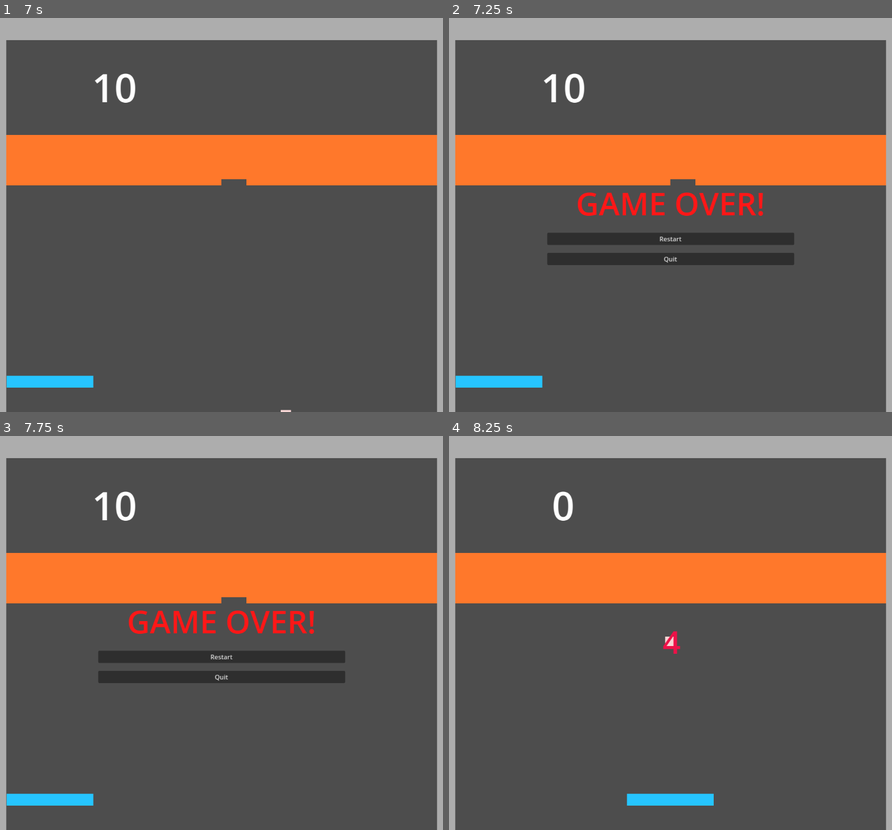
Above: before the commit, frames 1-4 (two rows, left to right).
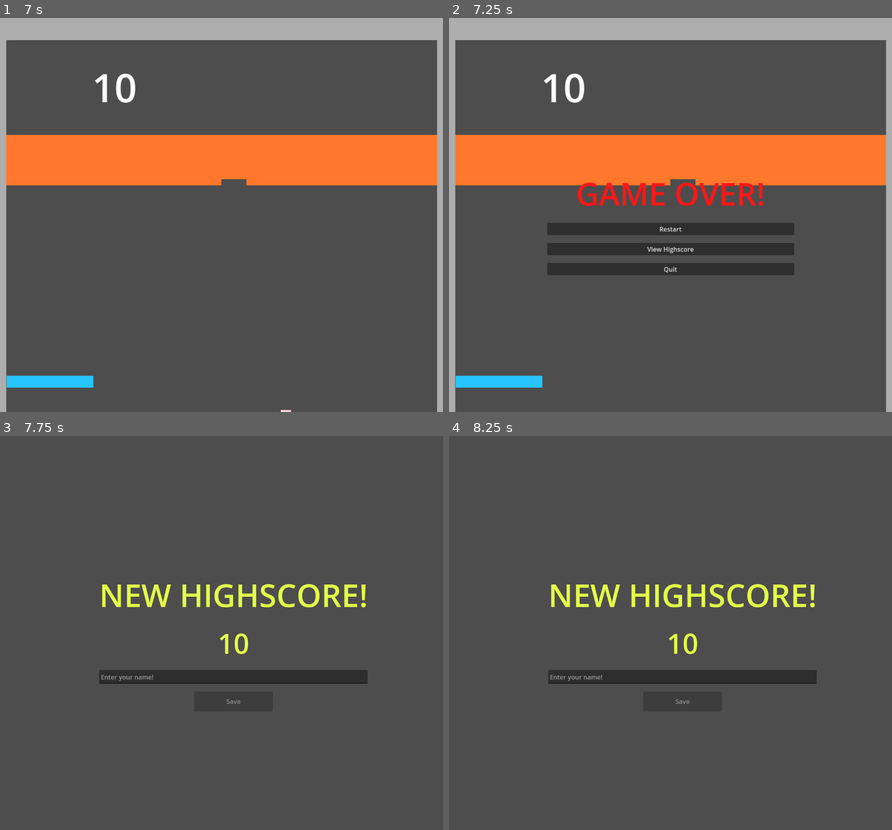
Above: after the commit, the same moments.

Repository: KeiGar/OrbFall
Game: Godot game, scene res://scenes/menus/highscore_menu.tscn
Same seed, same stepped clock (60 frames per second), same inputs: the game is played once before the commit and once after it. This scene is started directly instead of the project's main scene.
Inputs (mouse positions are in pixels of both pictures, inside the frame that each line leads up to):
- Up to frame 1 (7 s): tap Enter at 0.5, 4.25, 5.75 s; hold D (player_moveRight) 0.53-1.25 s; click "Return" at 1.25 s; click "Game Start" at 2 s; hold A (player_moveLeft) 2.78-3.53 s; tap Space at 3.5, 5 s; hold D (player_moveRight) 3.53-5.03 s; hold A (player_moveLeft) from 5.03 s (still down)
- Up to frame 2 (7.25 s): keep holding A (player_moveLeft)
- Up to frame 3 (7.75 s): release A (player_moveLeft) at 7.25 s; click (221, 668) at 7.25 s, where only the run after the commit has a clickable "View Highscore"
- Up to frame 4 (8.25 s): click (670, 656) at 8 s, where only the run before the commit has a clickable "Restart"

Frame 1 is identical in both runs. In frame 2, 7.5% of the frame differs, in the area x 22-78%, y 41-66%; in frame 3, 25%, in the area x 0-100%, y 0-100%; in frame 4, 24%.
Error before the commit: Trying to assign an array of type "Array" to a variable of type "Array[HighscoreData]". (res://scripts/menus/highscore_menu.gd:8)
Error after the commit: Trying to assign an array of type "Array" to a variable of type "Array[HighscoreData]". (res://scripts/utils/highscore_manager.gd:18)

Commit message:
added highscore saving feature

Diff:
--- a/project.godot
+++ b/project.godot
@@ -13,6 +13,10 @@
 config/name="BreakoutClone"
 run/main_scene="uid://b3ceglkuwrcgy"
 config/features=PackedStringArray("4.5", "Forward Plus")
+
+[autoload]
+
+PlayerVariables="*res://scripts/globals/player_variables.gd"
 
 [display]
 
--- a/scenes/game_assets/game.tscn
+++ b/scenes/game_assets/game.tscn
@@ -80,5 +80,6 @@
 [connection signal="increment_points" from="LevelScenes" to="." method="_on_level_scenes_increment_points"]
 [connection signal="btn_quit_pressed" from="Menus/GameOverScreen" to="." method="_on_game_over_screen_btn_quit_pressed"]
 [connection signal="btn_restart_pressed" from="Menus/GameOverScreen" to="." method="_on_game_over_screen_btn_restart_pressed"]
+[connection signal="btn_viewHighscore_pressed" from="Menus/GameOverScreen" to="." method="_on_game_over_screen_btn_view_highscore_pressed"]
 [connection signal="btn_continue_pressed" from="Menus/PauseMenu" to="." method="_on_pause_menu_btn_continue_pressed"]
 [connection signal="btn_quit_pressed" from="Menus/PauseMenu" to="." method="_on_pause_menu_btn_quit_pressed"]
--- a/scenes/menus/game_over_screen.tscn
+++ b/scenes/menus/game_over_screen.tscn
@@ -35,9 +35,14 @@
 layout_mode = 2
 text = "Restart"
 
+[node name="Btn_ViewHighscore" type="Button" parent="."]
+layout_mode = 2
+text = "View Highscore"
+
 [node name="Btn_Quit" type="Button" parent="."]
 layout_mode = 2
 text = "Quit"
 
 [connection signal="pressed" from="Btn_Restart" to="." method="_on_btn_restart_pressed"]
+[connection signal="pressed" from="Btn_ViewHighscore" to="." method="_on_btn_view_highscore_pressed"]
 [connection signal="pressed" from="Btn_Quit" to="." method="_on_btn_quit_pressed"]
--- a/scenes/menus/highscore_saving_screen.tscn
+++ b/scenes/menus/highscore_saving_screen.tscn
@@ -1,10 +1,19 @@
-[gd_scene load_steps=3 format=3 uid="uid://hf8vnq2gkpah"]
+[gd_scene load_steps=6 format=3 uid="uid://hf8vnq2gkpah"]
+
+[ext_resource type="Script" uid="uid://bmsycgxcjaxru" path="res://scripts/menus/highscore_saving_screen.gd" id="1_nqqvx"]
 
 [sub_resource type="FontVariation" id="FontVariation_mgib8"]
 
 [sub_resource type="LabelSettings" id="LabelSettings_nqqvx"]
 font = SubResource("FontVariation_mgib8")
 font_size = 80
+font_color = Color(0.8901961, 1, 0.2784314, 1)
+
+[sub_resource type="FontVariation" id="FontVariation_nqqvx"]
+
+[sub_resource type="LabelSettings" id="LabelSettings_qoktr"]
+font = SubResource("FontVariation_nqqvx")
+font_size = 70
 font_color = Color(0.8901961, 1, 0.2784314, 1)
 
 [node name="HighscoreSavingScreen" type="BoxContainer"]
@@ -22,20 +31,30 @@
 theme_override_constants/separation = 20
 alignment = 1
 vertical = true
+script = ExtResource("1_nqqvx")
 
-[node name="Label" type="Label" parent="."]
+[node name="LBLNewHighscore" type="Label" parent="."]
 layout_mode = 2
 text = "NEW HIGHSCORE!"
 label_settings = SubResource("LabelSettings_nqqvx")
 horizontal_alignment = 1
 
-[node name="TextEdit" type="TextEdit" parent="."]
+[node name="LBLScore" type="Label" parent="."]
+layout_mode = 2
+text = "0"
+label_settings = SubResource("LabelSettings_qoktr")
+horizontal_alignment = 1
+
+[node name="PlayerNameTextField" type="TextEdit" parent="."]
 custom_minimum_size = Vector2(200, 35)
 layout_mode = 2
-placeholder_text = "Type your name here!"
+placeholder_text = "Enter your name!"
 
-[node name="Button" type="Button" parent="."]
+[node name="SaveButton" type="Button" parent="."]
 custom_minimum_size = Vector2(200, 50)
 layout_mode = 2
 size_flags_horizontal = 4
 text = "Save"
+
+[connection signal="text_changed" from="PlayerNameTextField" to="." method="_on_player_name_text_field_text_changed"]
+[connection signal="pressed" from="SaveButton" to="." method="_on_save_button_pressed"]
--- a/scripts/game_assets/game.gd
+++ b/scripts/game_assets/game.gd
@@ -59,6 +59,7 @@
 func _on_game_over_screen_btn_quit_pressed() -> void:
 	quitGame()
 
+
 func _on_game_over_screen_btn_restart_pressed() -> void:
 	get_tree().reload_current_scene()
 
@@ -67,7 +68,10 @@
 	game_over_screen.visible = true
 	gameEnded = true
 
-
 func _on_level_scenes_increment_points(incr: int) -> void:
 	player_score += incr
 	score_label.text = "%d" % player_score
+
+func _on_game_over_screen_btn_view_highscore_pressed() -> void:
+	PlayerVariables.player_score = player_score
+	get_tree().change_scene_to_file("res://scenes/menus/highscore_saving_screen.tscn")
--- /dev/null
+++ b/scripts/globals/player_variables.gd
@@ -0,0 +1,3 @@
+extends Node
+var player_score:int = 0
+var player_name:String = ""
--- a/scripts/menus/game_over_screen.gd
+++ b/scripts/menus/game_over_screen.gd
@@ -2,9 +2,13 @@
 
 signal btn_restart_pressed
 signal btn_quit_pressed
+signal btn_viewHighscore_pressed
 
 func _on_btn_restart_pressed() -> void:
 	btn_restart_pressed.emit()
 
 func _on_btn_quit_pressed() -> void:
 	btn_quit_pressed.emit()
+
+func _on_btn_view_highscore_pressed() -> void:
+	btn_viewHighscore_pressed.emit()
--- a/scripts/menus/highscore_menu.gd
+++ b/scripts/menus/highscore_menu.gd
@@ -2,57 +2,13 @@
 
 @onready var highscore_table: GridContainer = $HighscoreTable
 const FILEPATH_HIGHSCORE_DATA = "user://highscores.json"
-var Highscores: Array[HighscoreData] = []
+var fileHandler = HighscoreManager.HighscoreFileHandler.new()
+var Highscores: Array[HighscoreManager.HighscoreData] = []
 
 func _ready() -> void:
-	Highscores = readHighscoreData()
-	Highscores.sort_custom(func(a: HighscoreData,b: HighscoreData): return a.Score > b.Score)
+	Highscores = fileHandler.Highscores
+	Highscores.sort_custom(func(a: HighscoreManager.HighscoreData,b: HighscoreManager.HighscoreData): return a.Score > b.Score)
 	displayHighscoreData()
-
-func readHighscoreData() -> Array:
-	if FileAccess.file_exists(FILEPATH_HIGHSCORE_DATA):
-		var file = FileAccess.open(FILEPATH_HIGHSCORE_DATA, FileAccess.READ)
-		if file:
-			var content = file.get_as_text()
-			file.close()
-			var parsed = JSON.parse_string(content)
-			if typeof(parsed) == TYPE_ARRAY:
-				var result: Array[HighscoreData] = []
-				for entry in parsed:
-					if typeof(entry) == TYPE_DICTIONARY:
-						var player_name = entry.get(HighscoreData.KEY_PLAYER_NAME, "")
-						var score = entry.get(HighscoreData.KEY_SCORE, 0)
-						result.append(HighscoreData.new(player_name, score))
-				print("Highscore loaded successfully!")
-				return result
-			else:
-				print("Error parsing save file.")
-		else:
-			print("Error opening highscore save file.")
-	else:
-		print("Highscore save file not found.")
-	return []
-
-
-func saveHighscoreData() -> void:
-	var data_to_save: Array = []
-	for hs in Highscores:
-		data_to_save.append({
-			HighscoreData.KEY_PLAYER_NAME: hs.Player_Name,
-			HighscoreData.KEY_SCORE: hs.Score
-		})
-	var json_string = JSON.stringify(data_to_save, "\t")
-	var file = FileAccess.open(FILEPATH_HIGHSCORE_DATA,FileAccess.WRITE)
-	if file:
-		file.store_string(json_string)
-		file.close()
-		print("Highscore saved successfully!")
-	else:
-		print("Error occurred while saving the highscore.")
-
-func addHighScoreData(player_name: String, score: int) -> void:
-	Highscores.append(HighscoreData.new(player_name, score))
-
 
 func displayHighscoreData() -> void:
 	var rank = 1
@@ -70,14 +26,3 @@
 
 func _on_btn_return_pressed() -> void:
 	get_tree().change_scene_to_file("res://scenes/menus/main_menu_controls.tscn")
-
-
-class HighscoreData extends RefCounted:
-	const KEY_PLAYER_NAME = "Player_Name"
-	const KEY_SCORE = "Score"
-	@export_storage var Player_Name: String
-	@export_storage var Score: int
-
-	func _init(player_name: String = "", score: int = 0):
-		self.Player_Name = player_name
-		self.Score = score
--- /dev/null
+++ b/scripts/menus/highscore_saving_screen.gd
@@ -0,0 +1,27 @@
+extends BoxContainer
+@onready var player_name_text_field: TextEdit = $PlayerNameTextField
+@onready var save_button: Button = $SaveButton
+@onready var lbl_score: Label = $LBLScore
+var player_name: String = ""
+var player_score: int = 0
+var fileHandler:= HighscoreManager.HighscoreFileHandler.new()
+
+func _ready() -> void:
+	player_name = PlayerVariables.player_name
+	player_score = PlayerVariables.player_score
+	player_name_text_field.text = player_name
+	save_button.disabled = true
+	lbl_score.text = "%d" % player_score
+
+func _on_save_button_pressed() -> void:
+	fileHandler.addHighScoreData(player_name, player_score)
+	fileHandler.saveHighscoreData()
+	PlayerVariables.player_name = player_name
+	get_tree().change_scene_to_file("res://scenes/menus/main_menu_controls.tscn")
+
+func _on_player_name_text_field_text_changed() -> void:
+	if player_name_text_field.text != "":
+		player_name = player_name_text_field.text
+		save_button.disabled = false
+	else:
+		save_button.disabled = true
--- /dev/null
+++ b/scripts/utils/highscore_manager.gd
@@ -0,0 +1,61 @@
+class_name  HighscoreManager
+extends Node
+class HighscoreData extends RefCounted:
+	const KEY_PLAYER_NAME = "Player_Name"
+	const KEY_SCORE = "Score"
+	@export_storage var Player_Name: String
+	@export_storage var Score: int
+
+	func _init(player_name: String = "", score: int = 0):
+		self.Player_Name = player_name
+		self.Score = score
+
+class HighscoreFileHandler extends Node:
+	const PATH_HIGHSCORE_SAVEFILE: String = "user://highscores.json"
+	var Highscores: Array[HighscoreData] = []
+
+	func _init():
+		Highscores = readHighscoreData()
+
+	func readHighscoreData() -> Array:
+		if FileAccess.file_exists(PATH_HIGHSCORE_SAVEFILE):
+			var file = FileAccess.open(PATH_HIGHSCORE_SAVEFILE, FileAccess.READ)
+			if file:
+				var content = file.get_as_text()
+				file.close()
+				var parsed = JSON.parse_string(content)
+				if typeof(parsed) == TYPE_ARRAY:
+					var result: Array[HighscoreData] = []
+					for entry in parsed:
+						if typeof(entry) == TYPE_DICTIONARY:
+							var player_name = entry.get(HighscoreData.KEY_PLAYER_NAME, "")
+							var score = entry.get(HighscoreData.KEY_SCORE, 0)
+							result.append(HighscoreData.new(player_name, score))
+					print("Highscore loaded successfully!")
+					return result
+				else:
+					print("Error parsing save file.")
+			else:
+				print("Error opening highscore save file.")
+		else:
+			print("Highscore save file not found.")
+		return []
+
+	func saveHighscoreData() -> void:
+		var data_to_save: Array = []
+		for hs in Highscores:
+			data_to_save.append({
+				HighscoreData.KEY_PLAYER_NAME: hs.Player_Name,
+				HighscoreData.KEY_SCORE: hs.Score
+			})
+		var json_string = JSON.stringify(data_to_save, "\t")
+		var file = FileAccess.open(PATH_HIGHSCORE_SAVEFILE,FileAccess.WRITE)
+		if file:
+			file.store_string(json_string)
+			file.close()
+			print("Highscore saved successfully!")
+		else:
+			print("Error occurred while saving the highscore.")
+
+	func addHighScoreData(player_name: String, score: int) -> void:
+		Highscores.append(HighscoreData.new(player_name, score))
Not shown, added: scripts/globals/player_variables.gd.uid
Not shown, added: scripts/menus/highscore_saving_screen.gd.uid
Not shown, added: scripts/utils/highscore_manager.gd.uid
